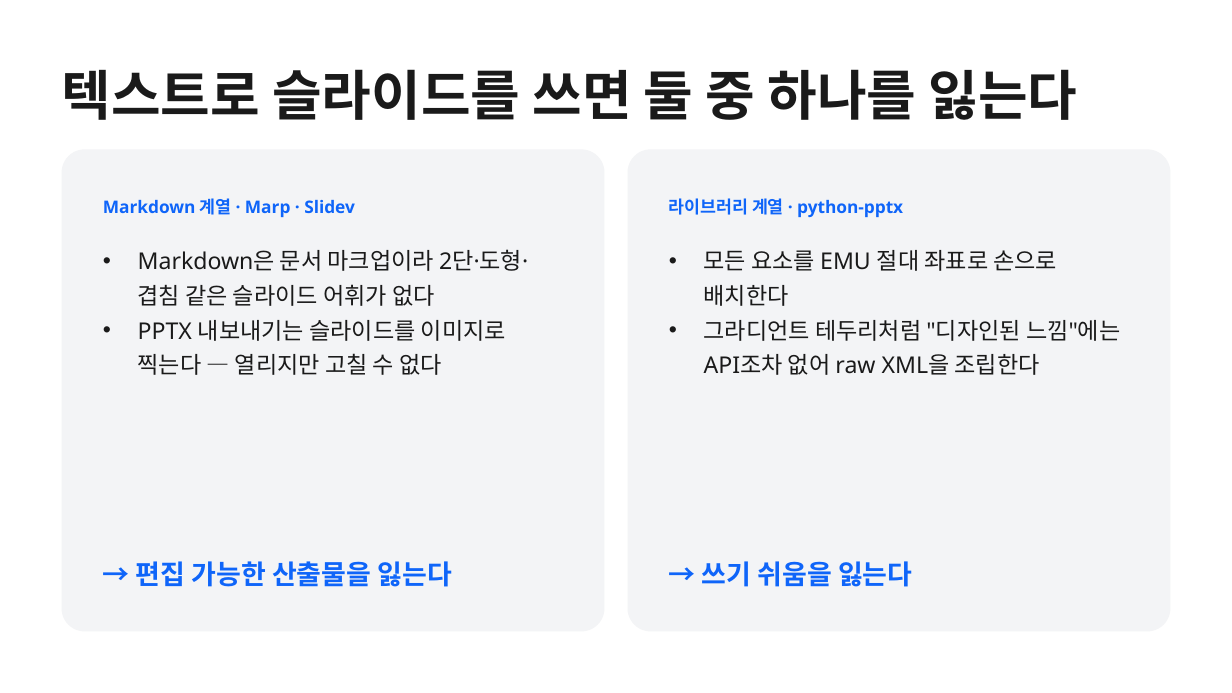
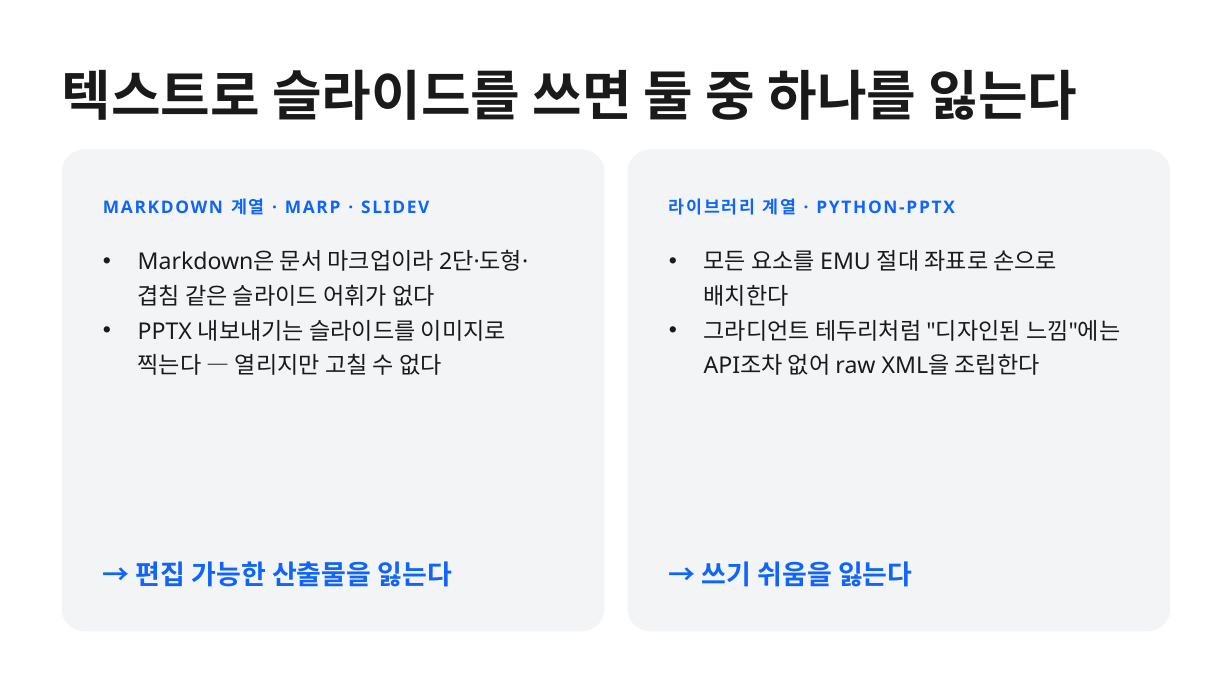
Before and after one commit to k2sebeom/balpyo, a slide deck: slide 2 of examples/showcase/decks/balpyo-intro/balpyo-소개.pptx. Drawn at 1232x693 pixels with LibreOffice and Linux fonts; fonts in the diff are those of the drawing. Boxes give left, top, right and bottom in pixels: in the first picture for what was removed or moved away, otherwise in the second. Text is boxed around its words. In the diff, an @@ line names an element or a change of style, - is before the commit and + after.

```diff
--- a/examples/showcase/decks/balpyo-intro/balpyo-소개.pptx
+++ b/examples/showcase/decks/balpyo-intro/balpyo-소개.pptx
@@ text at box(103, 198, 429, 215): text changed @@
-Markdown 계열 · Marp · Slidev
+MARKDOWN 계열 · MARP · SLIDEV
@@ text at box(669, 198, 954, 215): text changed @@
-라이브러리 계열 · python-pptx
+라이브러리 계열 · PYTHON-PPTX
```
Also in this commit, not shown: 6 other slides changed, 16 other files.
